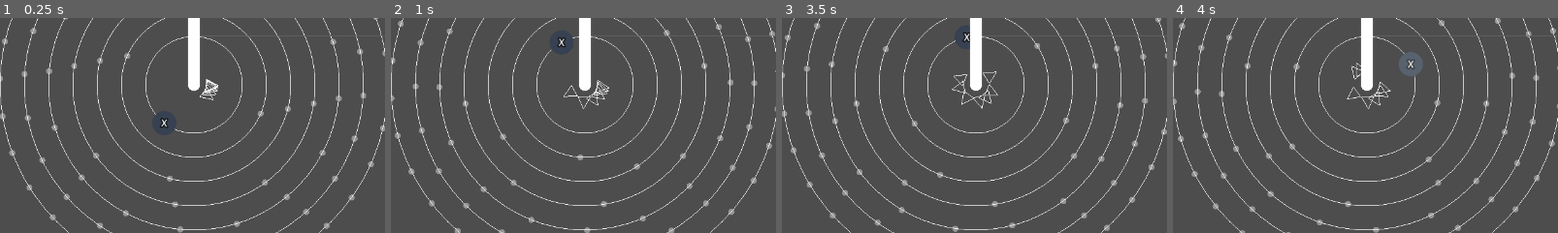
Above: before the commit, frames 1-4 (left to right).
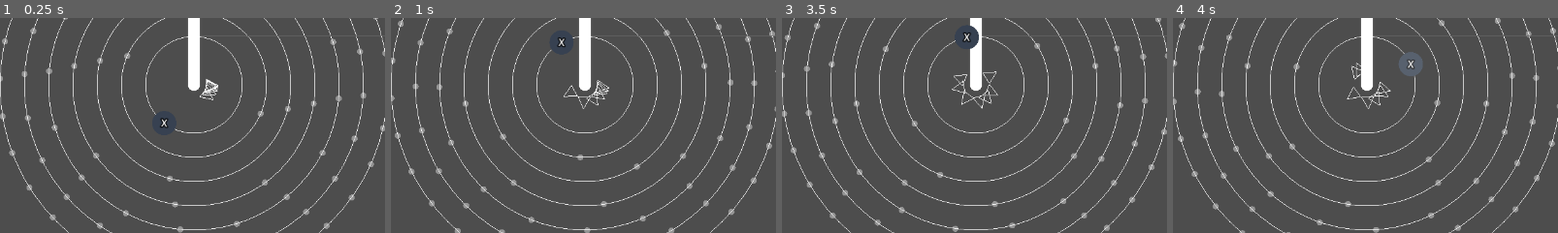
Above: after the commit, the same moments.

Repository: kamikoloss/syzygy
Game: Godot game, scene res://scenes/main.tscn
Same seed, same stepped clock (60 frames per second), same inputs: the game is played once before the commit and once after it.
Inputs:
- Up to frame 1 (0.25 s): no input
- Up to frame 2 (1 s): click "PLAY" at 0.5 s
- Up to frame 3 (3.5 s): click "PLAY" at 1.25 s; click "STOP" at 2 s; click "STOP" at 2.75 s
- Up to frame 4 (4 s): click "PLAY" at 3.5 s
The pictures show only the part of the screen within x 25-74%, y 35-85%; the shares and areas given below are measured in that part.

Frames 1-2 are identical in both runs. In frame 3, 0.2% of the frame differs, in the area x 48-52%, y 3-15%; in frame 4, nothing differs.

Commit message:
fix z index (Chip: 10, not relative)

Diff:
--- a/scenes/chip.tscn
+++ b/scenes/chip.tscn
@@ -7,7 +7,8 @@
 radius = 20.0
 
 [node name="Chip" type="Control" node_paths=PackedStringArray("_area", "_texture_rect_main", "_texture_rect_outline", "_texture_rect_flash", "_label_main")]
-z_index = 2
+z_index = 10
+z_as_relative = false
 custom_minimum_size = Vector2(40, 40)
 layout_mode = 3
 anchors_preset = 0
--- a/scenes/chip_sensor.tscn
+++ b/scenes/chip_sensor.tscn
@@ -6,7 +6,6 @@
 [sub_resource type="RectangleShape2D" id="RectangleShape2D_0wfyh"]
 
 [node name="ChipSensor" type="Control"]
-z_index = 3
 layout_mode = 3
 anchors_preset = 0
 script = ExtResource("1_mj21l")
--- a/scenes/main.tscn
+++ b/scenes/main.tscn
@@ -111,7 +111,6 @@
 rotation = 3.14159
 
 [node name="UI" type="Control" parent="."]
-z_index = 2
 anchors_preset = 0
 
 [node name="MarginContainerLeft" type="MarginContainer" parent="UI"]
--- a/scenes/rail.tscn
+++ b/scenes/rail.tscn
@@ -6,7 +6,6 @@
 [ext_resource type="Script" uid="uid://cy6nox6vdm08r" path="res://scenes/rail_chip_holders.gd" id="4_u70y5"]
 
 [node name="Rail" type="Control" node_paths=PackedStringArray("chip_holders_parent")]
-z_index = 1
 layout_mode = 3
 anchors_preset = 0
 script = ExtResource("1_6f37g")
